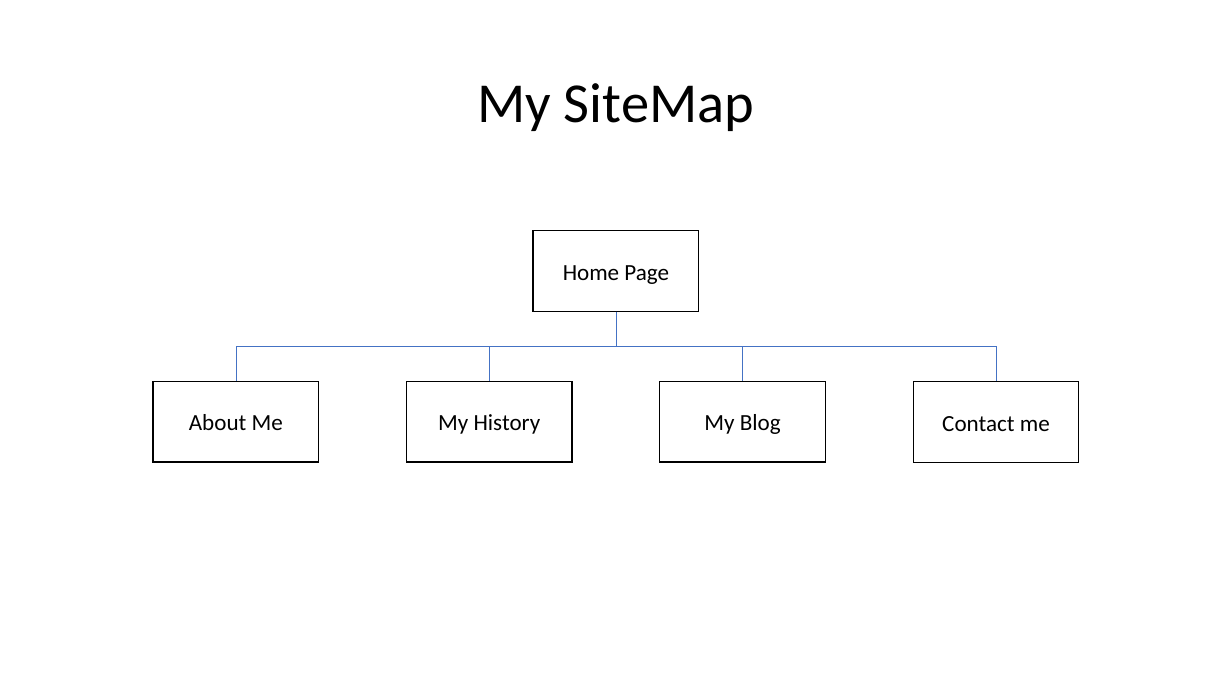
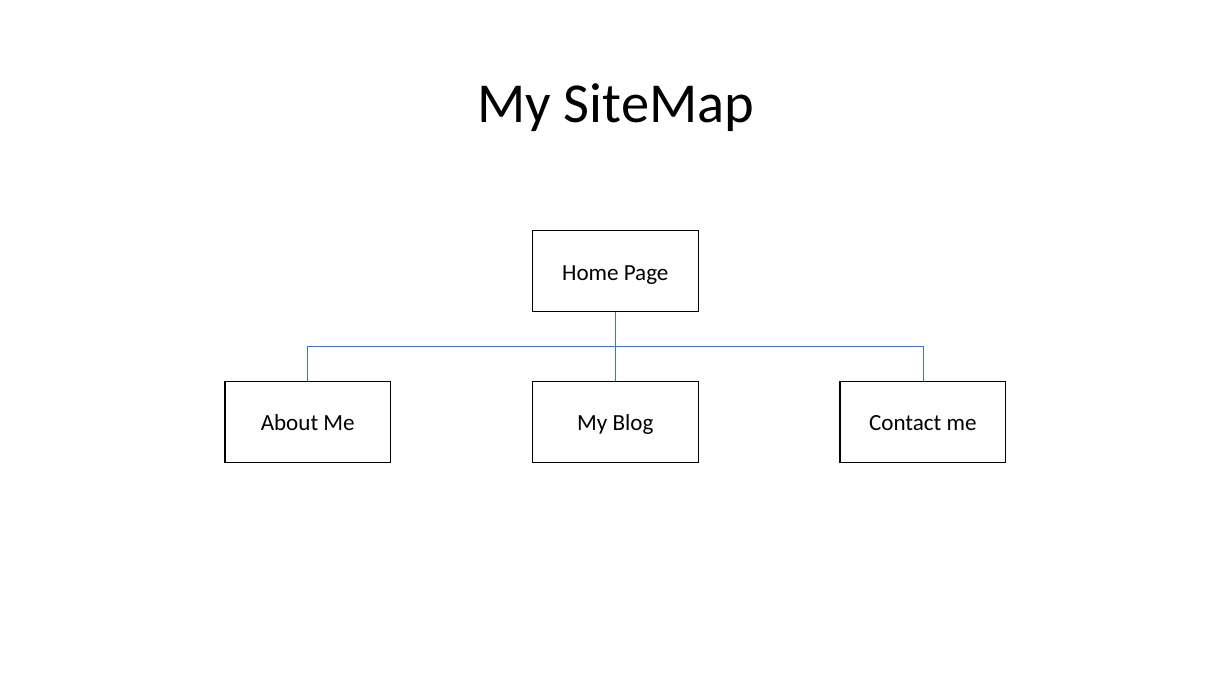
Before and after one commit to NekoUnborn/AndrewDuggan_T1A2, a slide deck: slide 3 of AndrewDuggan_T1A2_Pres.pptx. Drawn at 1232x693 pixels with LibreOffice and Linux fonts; fonts in the diff are those of the drawing. Boxes give left, top, right and bottom in pixels: in the first picture for what was removed or moved away, otherwise in the second. Text is boxed around its words. In the diff, an @@ line names an element or a change of style, - is before the commit and + after.

```diff
--- a/AndrewDuggan_T1A2_Pres.pptx
+++ b/AndrewDuggan_T1A2_Pres.pptx
@@ elbow line moved from (616, 311) - (236, 382) to (616, 311) - (308, 382) @@
@@ elbow line removed from (616, 311) to (490, 382) @@
@@ elbow line moved from (616, 311) - (996, 382) to (616, 311) - (923, 382) @@
@@ elbow line removed from (616, 311) to (743, 382) @@
@@ line added from (616, 311) to (616, 382), #4472C4 0.5 pt @@
@@ rectangle "About Me": place and size @@
-rectangle "About Me" at (153,382,319,463)
+rectangle "About Me" at (225,382,390,463)
@@ rectangle removed at (407,382,572,463) @@
-My History
@@ rectangle "My Blog": place and size @@
-rectangle "My Blog" at (660,382,825,463)
+rectangle "My Blog" at (532,382,698,463)
@@ rectangle "Contact me": place and size @@
-rectangle "Contact me" at (913,382,1079,463)
+rectangle "Contact me" at (840,382,1006,463)
```
Also in this commit, not shown: 6 other slides changed, 1 slide removed, 3 other files.
